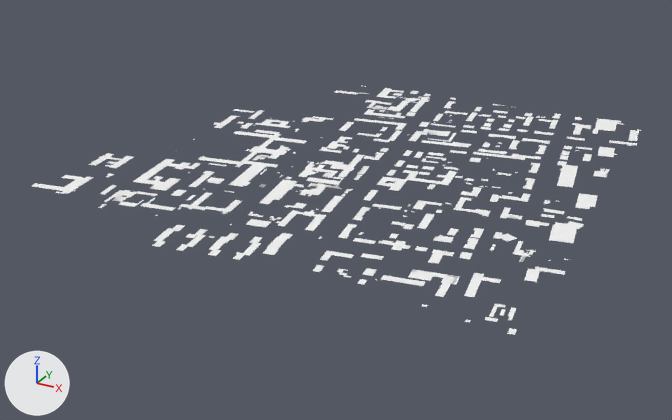
Renders of the glTF model MapData/meshes/bld_roof_0_3.glb from each side of a commit.
The view is the same before and after, from a 50 mm lens placed at (-671.0, -135.0, 809.0), pointed at (-1530.0, 1427.0, 28.0). The lights are fixed; the arrows at lower left show +X, +Y and +Z. The older version comes first. Vertices at exactly the same position are counted once.

The older version as bpy lines, for what is in view:
```python
mat_bld_roof = principled_material('bld_roof')
mat_bld_roof.base_color = (1.0, 1.0, 1.0)  # white #ffffff
mat_bld_roof.metallic = 1.0
mat_bld_roof.roughness = 1.0
me_geometry_0 = bpy.data.meshes.new('geometry_0')
me_geometry_0.from_pydata(...)  # 2137 vertices, 1383 faces; spans x -2016.0..-993.0, y 964.0..2016.0, z 98.0..153.0
me_geometry_0.materials.append(mat_bld_roof)  # white #ffffff
ob_geometry_0 = bpy.data.objects.new('geometry_0', me_geometry_0)
ob_geometry_0.location = (0.0, 0.0, 0.0)
```
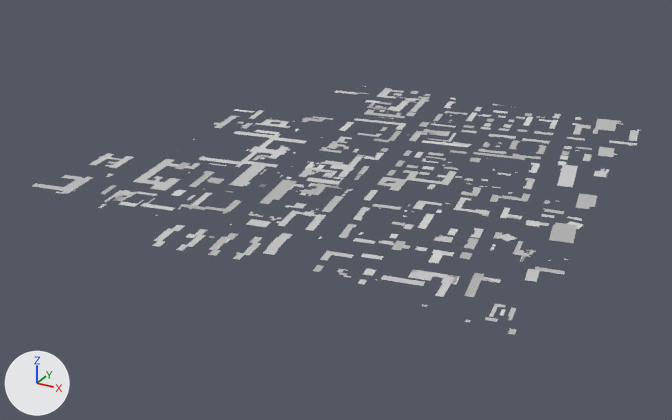
Changed parts and their boxes [x1, y1, x2, y2] in the pictures (672 x 420 px; the box of a moved part takes in the faces that stretch with it):
'geometry_0', recoloured, reshaped: before [32, 85, 641, 335]; after [32, 86, 641, 335]
part 1 of me_geometry_0, rebuilt: [338, 156, 362, 177] in both
part 2 of me_geometry_0, rebuilt (6% narrower): before [363, 190, 378, 201]; after [364, 190, 378, 201]
part 3 of me_geometry_0, rebuilt: before [525, 220, 541, 227]; after [526, 220, 541, 227]
part 4 of me_geometry_0, moved or reshaped: [175, 94, 634, 335] in both
part 5 of me_geometry_0, moved or reshaped: before [248, 110, 264, 119]; after [249, 110, 264, 119]

Edits to the bpy script that builds the scene:
```text
Change mat_bld_roof:
    where n0 = _N.new('ShaderNodeBsdfPrincipled'); n0.name = 'Principled BSDF'
    remove n0.inputs[0].default_value = (1.0, 1.0, 1.0, 1.0)  # 'Base Color', white #ffffff
    add n2 = _N.new('ShaderNodeVertexColor'); n2.name = 'Color Attribute'
    add _L.new(n2.outputs[0], n0.inputs[0])  # 'Color' to 'Base Color'
Change me_geometry_0:
    used by ob_geometry_0; location = (0.0, 0.0, 0.0)
    remove me_geometry_0.from_pydata(...)  # 2137 vertices, 1383 faces; spans x -2016.0..-993.0, y 964.0..2016.0, z 98.0..153.0
    add me_geometry_0.from_pydata(...)  # 2137 vertices, 1381 faces; spans x -2016.0..-993.0, y 964.0..2016.0, z 98.0..153.0
    me_geometry_0 part 1: the loose piece of 4 vertices spanning x -1512.0..-1476.0, y 1362.0..1484.0, z 133.0 is rebuilt with 4 vertices and now spans x -1512.0..-1477.0, y 1363.0..1484.0, z 133.0
    me_geometry_0 part 2: the loose piece of 4 vertices spanning x -1413.0..-1390.0, y 1302.0..1358.0, z 123.0 is rebuilt with 4 vertices and now spans x -1412.0..-1390.0, y 1302.0..1357.0, z 123.0
    me_geometry_0 part 3: the loose piece of 4 vertices spanning x -1103.0..-1075.0, y 1332.0..1359.0, z 127.0 is rebuilt with 4 vertices and now spans x -1102.0..-1075.0, y 1332.0..1358.0, z 126.0
    me_geometry_0 part 4: 6 vertices moved from x -1664.0..-1191.0, y 1368.0..2016.0, z 113.0..118.0 to x -1664.0..-1191.0, y 1369.0..2016.0, z 113.0..118.0; 174 vertices removed from x -1801.0..-1005.0, y 1001.0..2016.0, z 104.0..147.0; 174 vertices added at x -1801.0..-1006.0, y 1002.0..2016.0, z 104.0..147.0
    me_geometry_0 part 5: 2 vertices removed from x -1891.0..-1864.0, y 1627.0..1693.0, z 116.0; 2 vertices added at x -1890.0..-1864.0, y 1628.0..1692.0, z 116.0
    other edits to the shape of me_geometry_0 do not show in these pictures
```
